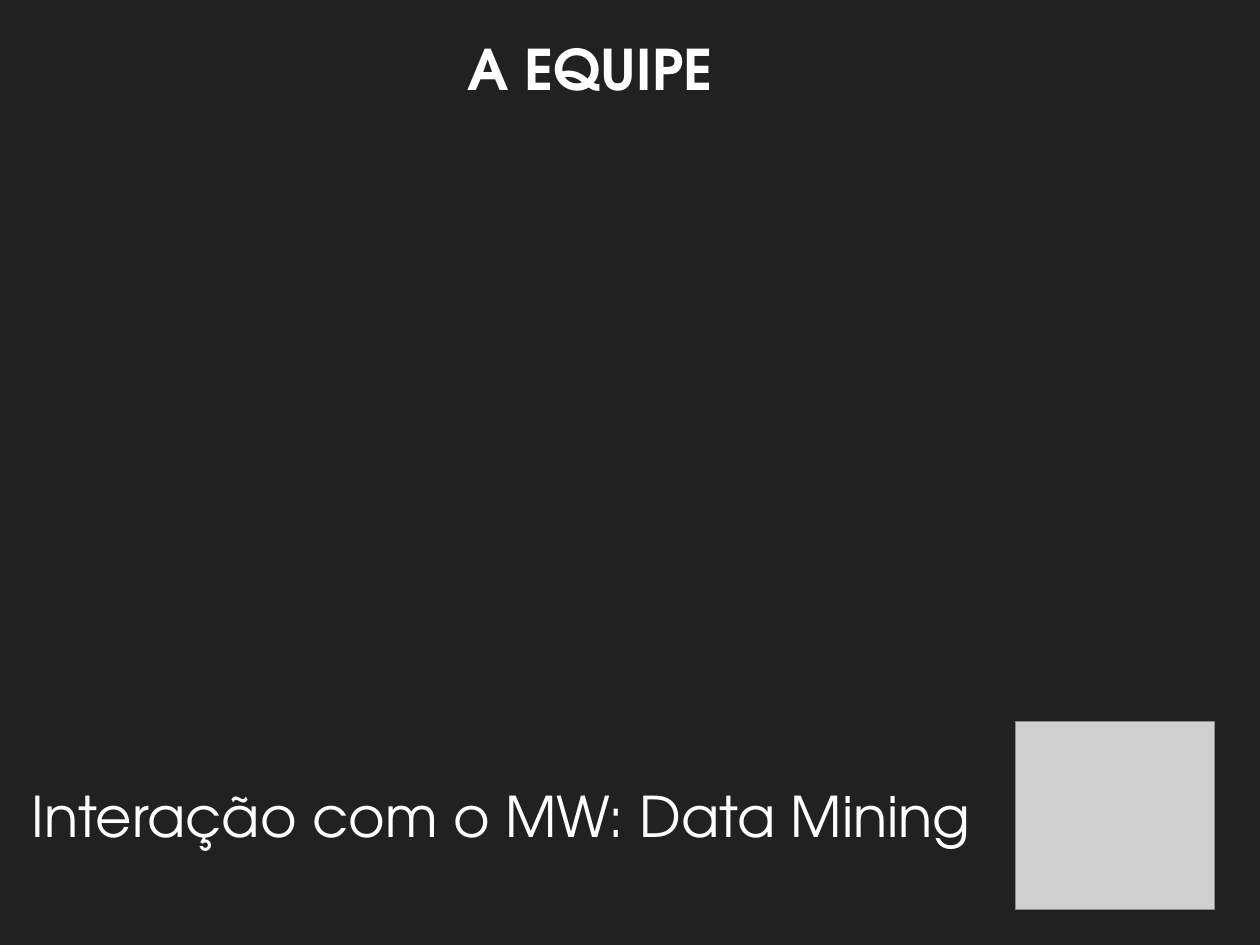
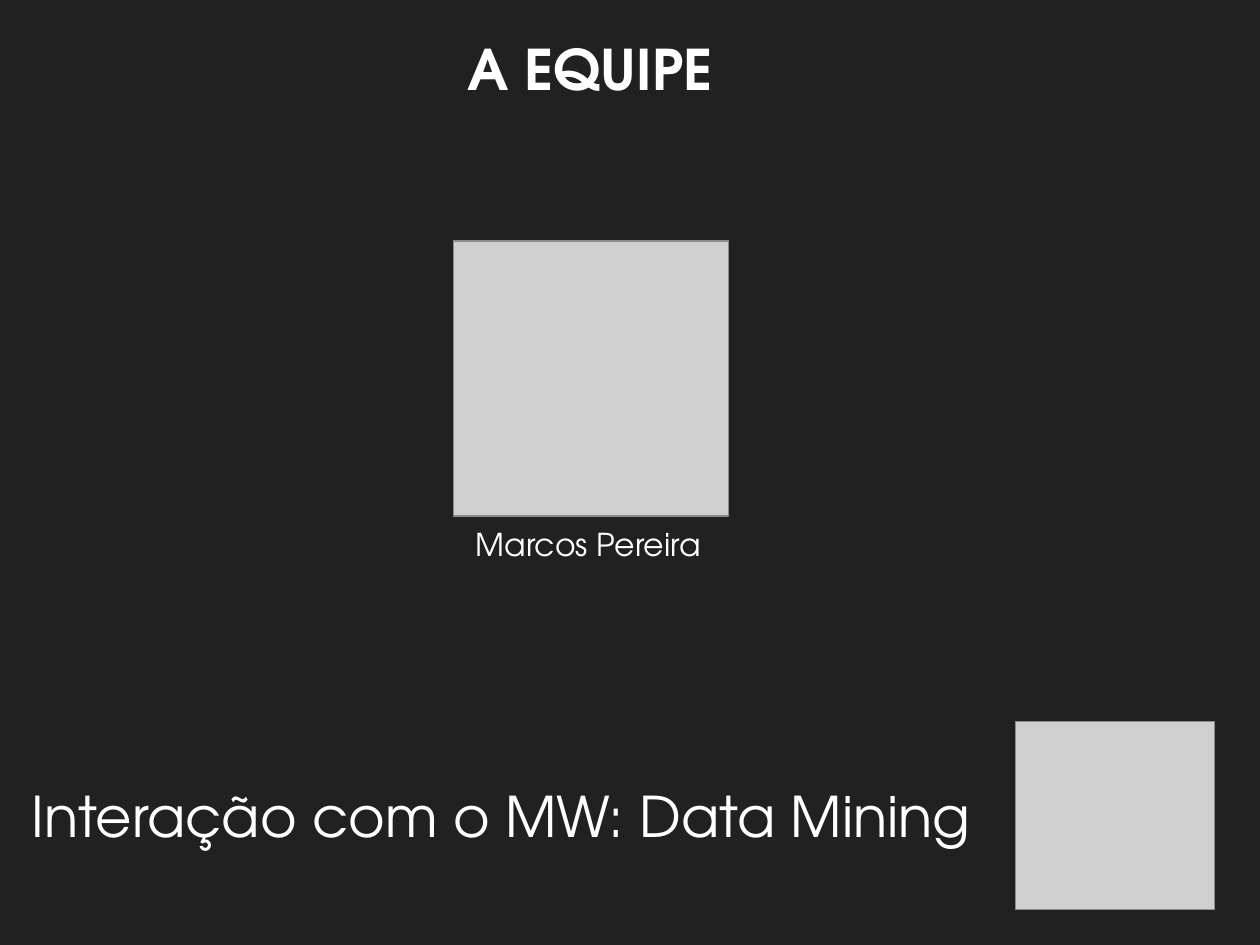
Before and after one commit to ovflowd/matriculeMe, a slide deck: slide 17 of Artefatos/ApresentaçãoFinal.pptx (slide 19 before the commit). Drawn at 1260x945 pixels with LibreOffice and Linux fonts; fonts in the diff are those of the drawing; grey boxes stand for pictures; background and template pictures are left out. Boxes give left, top, right and bottom in pixels: in the first picture for what was removed or moved away, otherwise in the second. Text is boxed around its words. In the diff, an @@ line names an element or a change of style, - is before the commit and + after.

```diff
--- a/Artefatos/ApresentaçãoFinal.pptx
+++ b/Artefatos/ApresentaçãoFinal.pptx
@@ picture added at [454,241,728,515] @@
@@ text added at [476,532,701,557], 18 pt, text #FFFFFF @@
+Marcos Pereira
```
Also in this commit, not shown: 5 other slides changed, 4 slides added, 6 slides removed.
